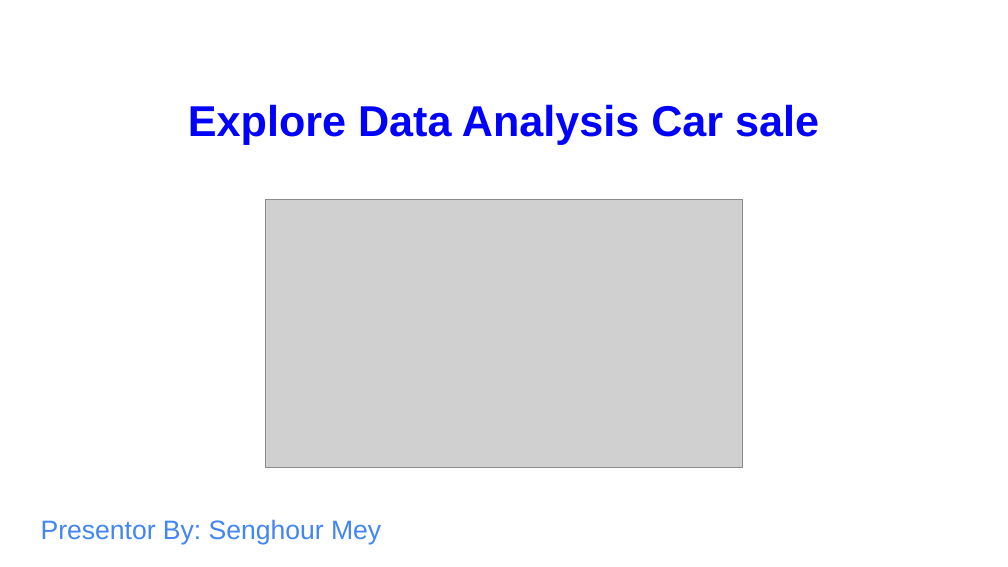
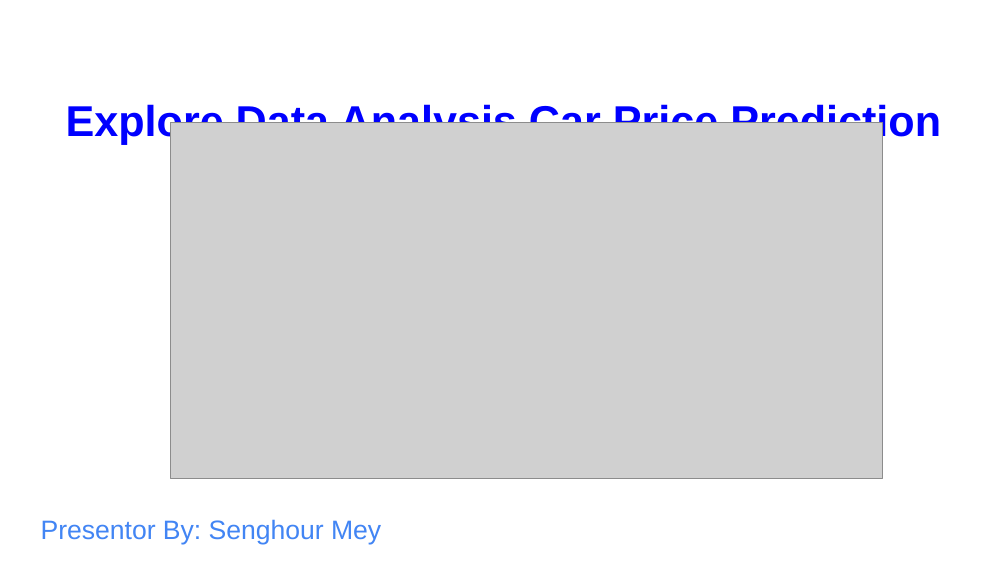
Before and after one commit to Meysenghour/Bigdata_sales-car-data, a slide deck: slide 1 of Final_Project_Bigdata.pptx. Drawn at 1008x567 pixels with LibreOffice and Linux fonts; fonts in the diff are those of the drawing; grey boxes stand for pictures. Boxes give left, top, right and bottom in pixels: in the first picture for what was removed or moved away, otherwise in the second. Text is boxed around its words. In the diff, an @@ line names an element or a change of style, - is before the commit and + after.

```diff
--- a/Final_Project_Bigdata.pptx
+++ b/Final_Project_Bigdata.pptx
@@ text at (66, 101, 941, 144): text changed @@
-Explore Data Analysis Car sale
+Explore Data Analysis Car Price Prediction
@@ picture: place and size @@
-picture at (265, 200, 742, 468)
+picture at (170, 123, 882, 479)
```
Also in this commit, not shown: 2 other slides changed.
